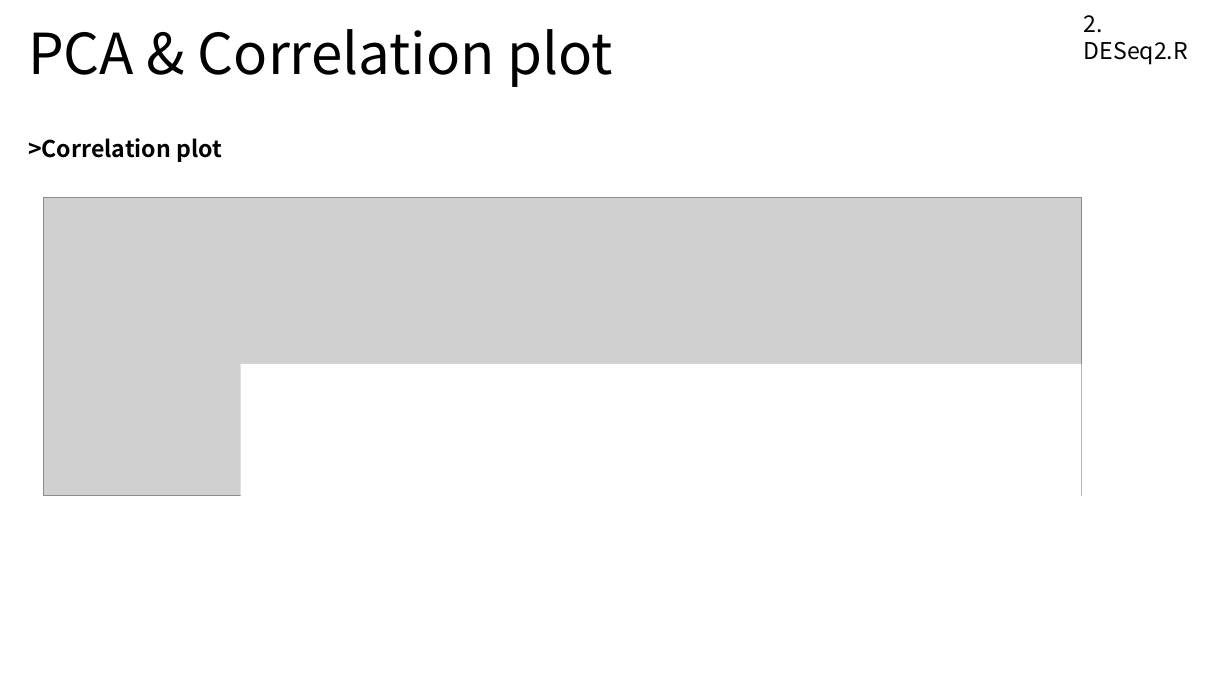
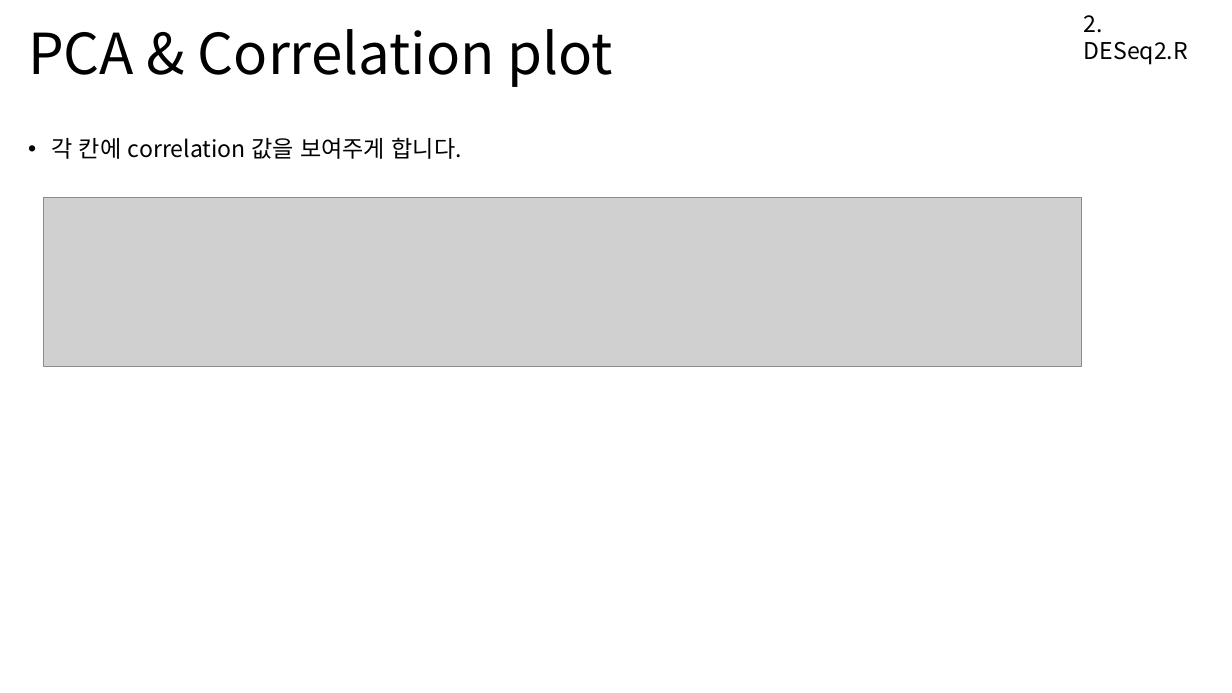
Before and after one commit to Khreat0205/Education_BulkRNAseq, a slide deck: slide 30 of Presentation/2. DESeq2 (수정).pptx. Drawn at 1232x693 pixels with LibreOffice and Linux fonts; fonts in the diff are those of the drawing; grey boxes stand for pictures. Boxes give left, top, right and bottom in pixels: in the first picture for what was removed or moved away, otherwise in the second. Text is boxed around its words. In the diff, an @@ line names an element or a change of style, - is before the commit and + after.

```diff
--- a/Presentation/2. DESeq2 (수정).pptx
+++ b/Presentation/2. DESeq2 (수정).pptx
@@ text at bbox=[51, 137, 462, 159]: text changed; bold off @@
->Correlation plot
+• 각 칸에 correlation 값을 보여주게 합니다.
@@ picture: place and size @@
-picture at bbox=[43, 198, 1081, 496]
+picture at bbox=[43, 198, 1081, 368]
@@ rectangle removed at bbox=[240, 364, 1081, 513] @@
```
Also in this commit, not shown: 22 other slides changed, 21 slides added, 24 slides removed, 1 other file.
